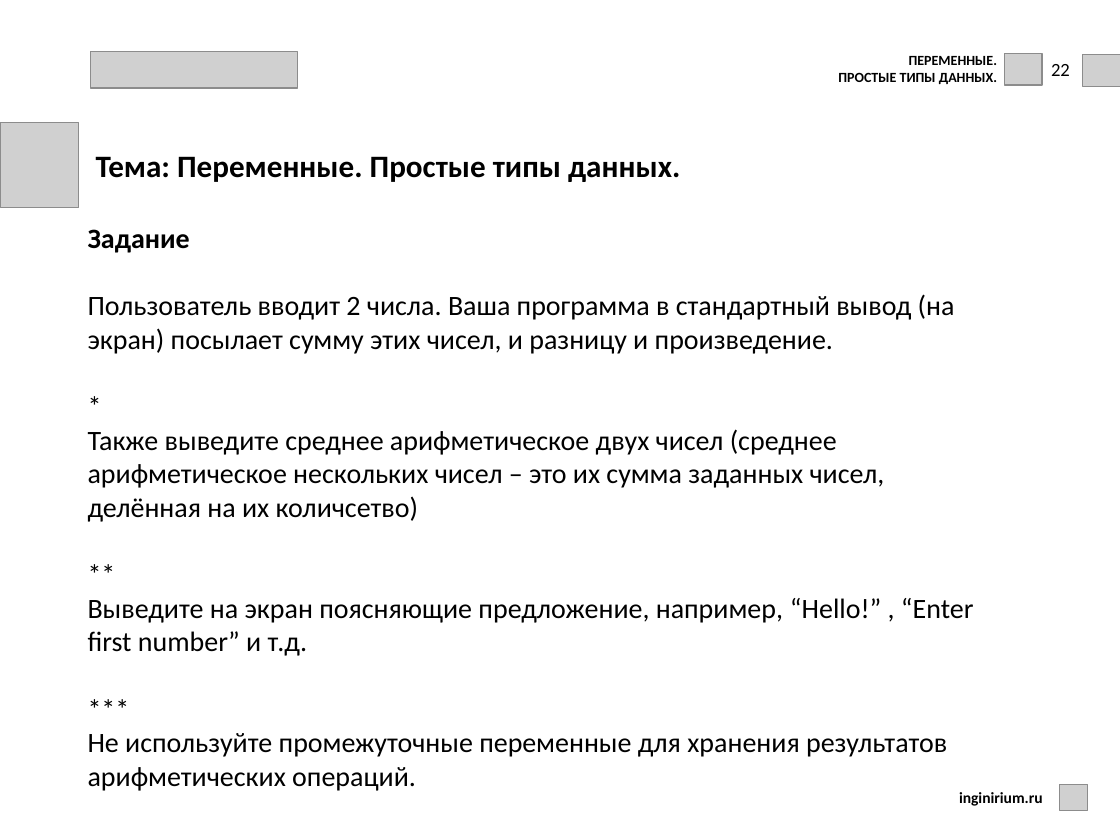
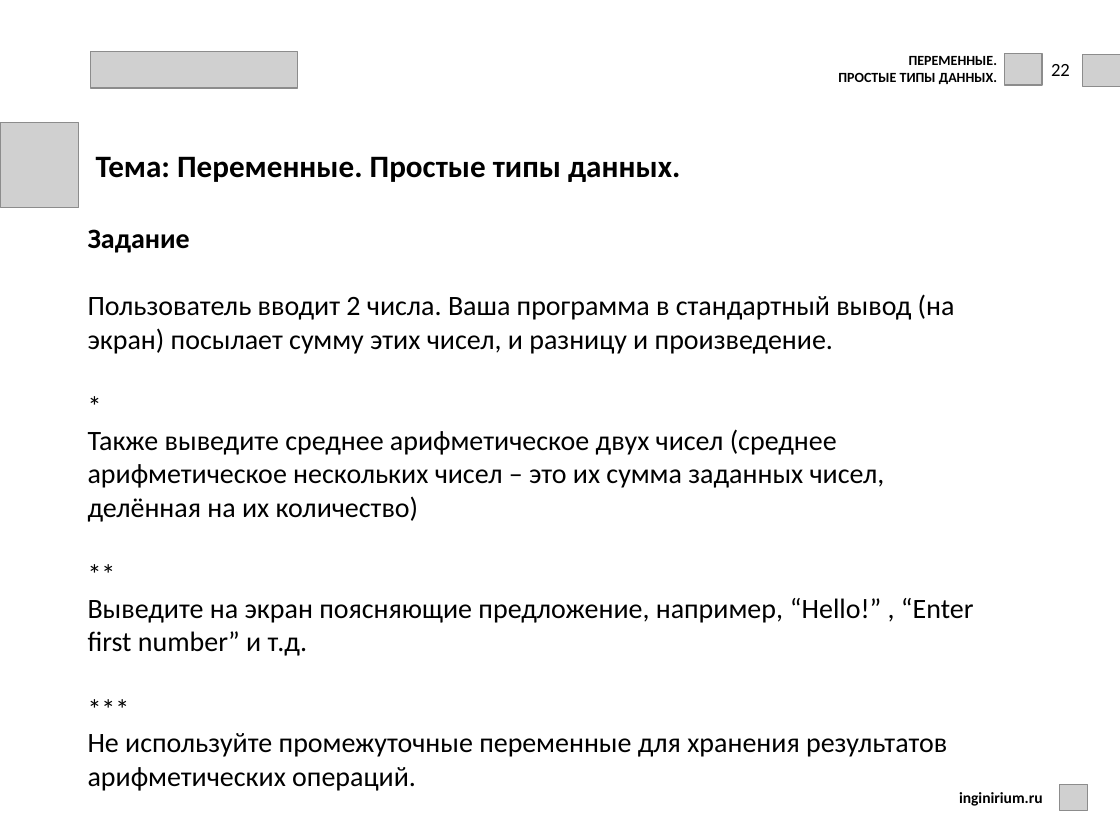
Before and after one commit to kprmk/Cpp, a slide deck: slide 22 of lessons_I/5-8/les_2_var/les_2_var.pptx. Drawn at 1120x840 pixels with LibreOffice and Linux fonts; fonts in the diff are those of the drawing; grey boxes stand for pictures; background and template pictures are left out. Boxes give left, top, right and bottom in pixels: in the first picture for what was removed or moved away, otherwise in the second. Text is boxed around its words. In the diff, an @@ line names an element or a change of style, - is before the commit and + after.

```diff
--- a/lessons_I/5-8/les_2_var/les_2_var.pptx
+++ b/lessons_I/5-8/les_2_var/les_2_var.pptx
@@ text at box(88, 429, 885, 522): text changed @@
-Также выведите среднее арифметическое двух чисел (среднее арифметическое нескольких чисел – это их сумма заданных чисел, делённая на их количсетво)
+Также выведите среднее арифметическое двух чисел (среднее арифметическое нескольких чисел – это их сумма заданных чисел, делённая на их количество)
```
Also in this commit, not shown: 12 other files.
